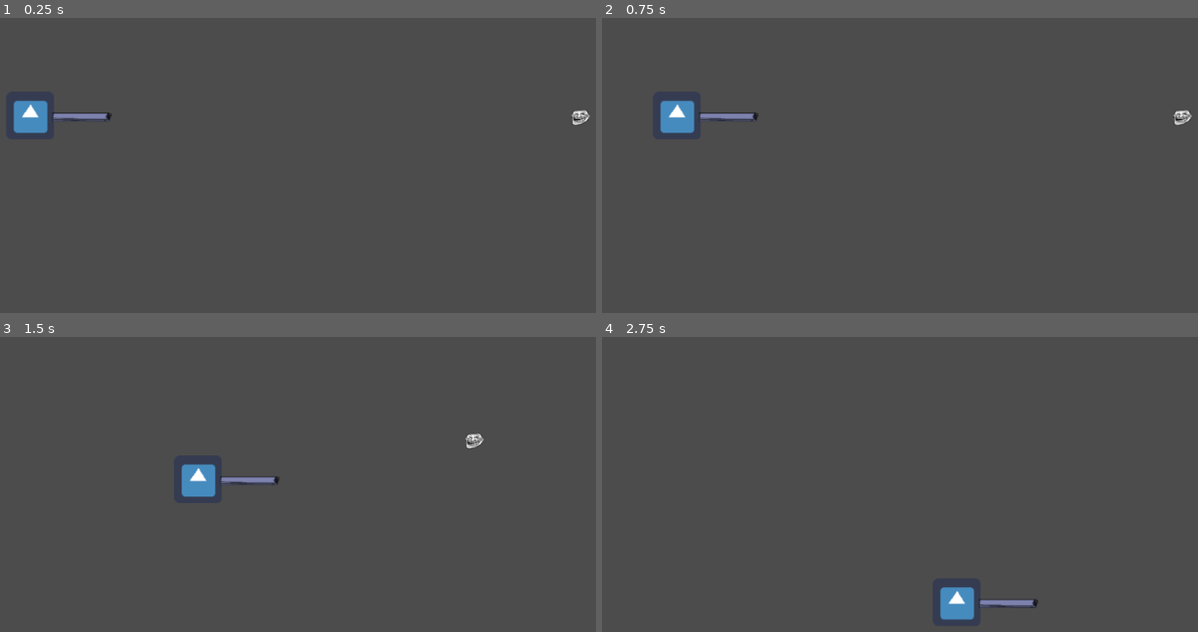
Above: before the commit, frames 1-4 (two rows, left to right).
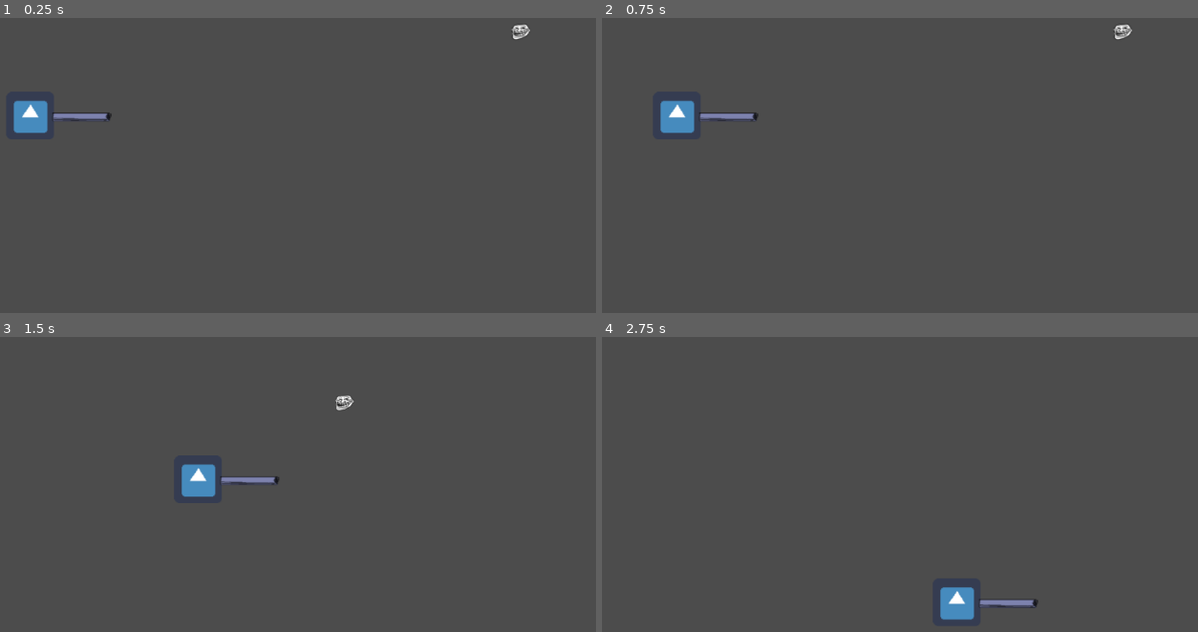
Above: after the commit, the same moments.

Repository: Sasti/gameoff2018RhythmShooter
Game: Godot game, scene res://LevelTemplate.tscn
Two runs of this game, one before a commit and one after it. Both use one fixed random seed, a clock stepped at 60 frames per second and the inputs below. The engine's default icon, where the game draws it, is replaced by a stand-in: a white triangle on a blue panel in a dark square.
Inputs:
- Up to frame 1 (0.25 s): no input
- Up to frame 2 (0.75 s): tap Enter at 0.5 s; hold Right (ui_right) from 0.53 s (still down)
- Up to frame 3 (1.5 s): release Right (ui_right) at 1.28 s; hold Down (ui_down) from 1.28 s (still down)
- Up to frame 4 (2.75 s): release Down (ui_down) at 2.03 s; hold Right (ui_right) from 2.03 s (still down)

The runs differ from the first frame. In frame 1, 0.2% of the frame differs, in the area x 85-100%, y 2-37%; in frame 2, 0.2%; in frame 3, 0.2%; in frame 4, nothing differs.

Commit message:
Create mob scene and remove debug messages

Diff:
--- /dev/null
+++ b/Primal Beat/FlyingMeleeMob.tscn
@@ -0,0 +1,80 @@
+[gd_scene load_steps=6 format=2]
+
+[ext_resource path="res://enemies/FlyingMeleeMob.gd" type="Script" id=1]
+[ext_resource path="res://sprites/troll-1414023002.png" type="Texture" id=2]
+
+[sub_resource type="SpriteFrames" id=1]
+
+animations = [ {
+"frames": [ ExtResource( 2 ) ],
+"loop": true,
+"name": "default",
+"speed": 5.0
+} ]
+
+[sub_resource type="CircleShape2D" id=2]
+
+custom_solver_bias = 0.0
+radius = 10.0
+
+[sub_resource type="CircleShape2D" id=3]
+
+custom_solver_bias = 0.0
+radius = 10.0
+
+[node name="FlyingMeleeMob" type="KinematicBody2D"]
+
+position = Vector2( 1001, 292.659 )
+input_pickable = false
+collision_layer = 0
+collision_mask = 0
+collision/safe_margin = 0.08
+script = ExtResource( 1 )
+_sections_unfolded = [ "Collision", "collision" ]
+
+[node name="AnimatedSprite" type="AnimatedSprite" parent="." index="0"]
+
+frames = SubResource( 1 )
+animation = "default"
+
+[node name="MobHitArea" type="Area2D" parent="." index="1"]
+
+position = Vector2( -0.218942, -0.0547333 )
+rotation = 1.5708
+scale = Vector2( 0.995789, 1.26589 )
+input_pickable = true
+gravity_vec = Vector2( 0, 1 )
+gravity = 0.0
+linear_damp = 0.1
+angular_damp = 1.0
+audio_bus_override = false
+audio_bus_name = "Master"
+_sections_unfolded = [ "Collision" ]
+
+[node name="CollisionShape2D" type="CollisionShape2D" parent="MobHitArea" index="0"]
+
+shape = SubResource( 2 )
+_sections_unfolded = [ "Transform" ]
+
+[node name="MobAggroRange" type="Area2D" parent="." index="2"]
+
+input_pickable = true
+gravity_vec = Vector2( 0, 1 )
+gravity = 0.0
+linear_damp = 0.1
+angular_damp = 1.0
+audio_bus_override = false
+audio_bus_name = "Master"
+_sections_unfolded = [ "Collision" ]
+
+[node name="CollisionShape2D" type="CollisionShape2D" parent="MobAggroRange" index="0"]
+
+scale = Vector2( 30, 30 )
+shape = SubResource( 3 )
+_sections_unfolded = [ "Transform" ]
+
+[node name="VisibilityNotifier2D" type="VisibilityNotifier2D" parent="." index="3"]
+
+position = Vector2( -0.0158039, 0.124878 )
+scale = Vector2( 1.12233, 1.01249 )
+rect = Rect2( -10, -10, 20, 20 )
--- a/Primal Beat/Gameworld.gd
+++ b/Primal Beat/Gameworld.gd
@@ -1,7 +1,6 @@
 extends CanvasLayer
 
 var hearts = 3
-var damage_message = 'took %d damage - %d hearts left'
 
 func _ready():
 	pass
@@ -11,4 +10,4 @@
 
 func _on_player_damaged(damage):
 	hearts -= damage
-	print(damage_message % [damage, hearts])
+	print('took %d damage - %d hearts left' % [damage, hearts])
--- a/Primal Beat/LevelTemplate.tscn
+++ b/Primal Beat/LevelTemplate.tscn
@@ -1,28 +1,8 @@
-[gd_scene load_steps=8 format=2]
+[gd_scene load_steps=4 format=2]
 
 [ext_resource path="res://Gameworld.gd" type="Script" id=1]
 [ext_resource path="res://Traveler.tscn" type="PackedScene" id=2]
-[ext_resource path="res://enemies/FlyingMeleeMob.gd" type="Script" id=3]
-[ext_resource path="res://sprites/troll-1414023002.png" type="Texture" id=4]
-
-[sub_resource type="SpriteFrames" id=1]
-
-animations = [ {
-"frames": [ ExtResource( 4 ) ],
-"loop": true,
-"name": "default",
-"speed": 5.0
-} ]
-
-[sub_resource type="CircleShape2D" id=2]
-
-custom_solver_bias = 0.0
-radius = 10.0
-
-[sub_resource type="CircleShape2D" id=3]
-
-custom_solver_bias = 0.0
-radius = 10.0
+[ext_resource path="res://FlyingMeleeMob.tscn" type="PackedScene" id=3]
 
 [node name="Root" type="Node" index="0"]
 
@@ -53,62 +33,9 @@
 
 position = Vector2( 263.295, 290.308 )
 
-[node name="FlyingMeleeMob" type="KinematicBody2D" parent="Gameworld" index="1"]
+[node name="FlyingMeleeMob" parent="Gameworld" index="1" instance=ExtResource( 3 )]
 
-position = Vector2( 1001, 292.659 )
-input_pickable = false
-collision_layer = 0
-collision_mask = 0
-collision/safe_margin = 0.08
-script = ExtResource( 3 )
-_sections_unfolded = [ "Collision", "collision" ]
-
-[node name="AnimatedSprite" type="AnimatedSprite" parent="Gameworld/FlyingMeleeMob" index="0"]
-
-frames = SubResource( 1 )
-animation = "default"
-
-[node name="MobHitArea" type="Area2D" parent="Gameworld/FlyingMeleeMob" index="1"]
-
-position = Vector2( -0.218942, -0.0547333 )
-rotation = 1.5708
-scale = Vector2( 0.995789, 1.26589 )
-input_pickable = true
-gravity_vec = Vector2( 0, 1 )
-gravity = 0.0
-linear_damp = 0.1
-angular_damp = 1.0
-audio_bus_override = false
-audio_bus_name = "Master"
-_sections_unfolded = [ "Collision" ]
-
-[node name="CollisionShape2D" type="CollisionShape2D" parent="Gameworld/FlyingMeleeMob/MobHitArea" index="0"]
-
-shape = SubResource( 2 )
-_sections_unfolded = [ "Transform" ]
-
-[node name="MobAggroRange" type="Area2D" parent="Gameworld/FlyingMeleeMob" index="2"]
-
-input_pickable = true
-gravity_vec = Vector2( 0, 1 )
-gravity = 0.0
-linear_damp = 0.1
-angular_damp = 1.0
-audio_bus_override = false
-audio_bus_name = "Master"
-_sections_unfolded = [ "Collision" ]
-
-[node name="CollisionShape2D" type="CollisionShape2D" parent="Gameworld/FlyingMeleeMob/MobAggroRange" index="0"]
-
-scale = Vector2( 30, 30 )
-shape = SubResource( 3 )
-_sections_unfolded = [ "Transform" ]
-
-[node name="VisibilityNotifier2D" type="VisibilityNotifier2D" parent="Gameworld/FlyingMeleeMob" index="3"]
-
-position = Vector2( -0.0158039, 0.124878 )
-scale = Vector2( 1.12233, 1.01249 )
-rect = Rect2( -10, -10, 20, 20 )
+position = Vector2( 921, 177.659 )
 
 [node name="UI-Overlay" type="CanvasLayer" parent="." index="2"]
 
--- a/Primal Beat/enemies/FlyingMeleeMob.gd
+++ b/Primal Beat/enemies/FlyingMeleeMob.gd
@@ -31,21 +31,17 @@
 		move_and_collide(velocity * delta)
 
 	if attacking:
-		print('damaged player')
 		emit_signal('player_damaged', damage)
 		attacking = false
 		queue_free()
 
+func _on_aggro(area):
+	if area.name == 'PlayerAggroRange':
+		aggroed = true
+
 func _on_hit(area):
 	if area.name == 'PlayerHitbox':
-		print('reached player')
 		attacking = true
 
 	if area.name == 'PlayerShotHitArea':
-		print('mob hit by shot')
 		queue_free()
-
-func _on_aggro(area):
-	if area.name == 'PlayerAggroRange':
-		print('mob aggroed')
-		aggroed = true
